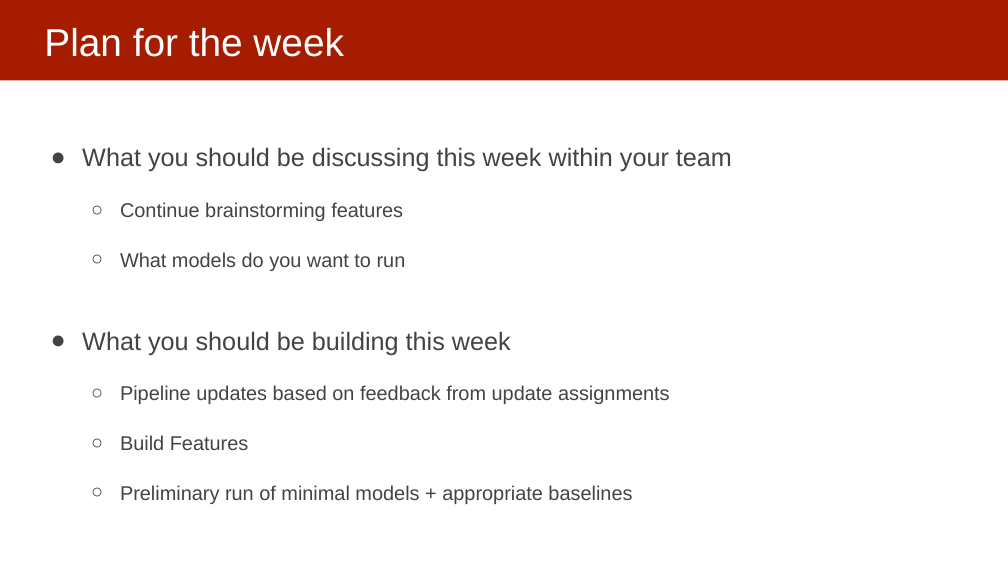
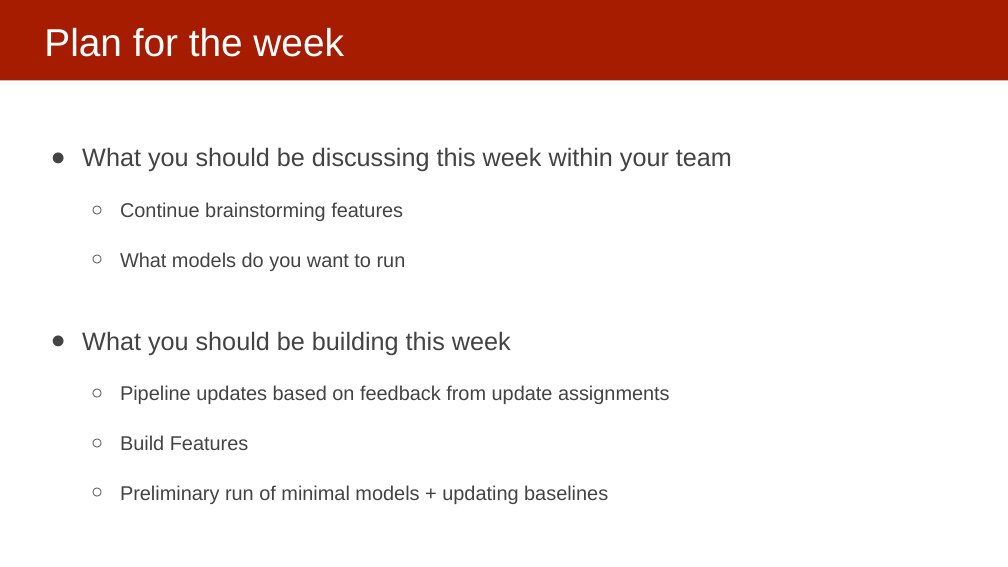
Before and after one commit to dssg/mlforpublicpolicylab, a slide deck: slide 3 of Lectures/14-ml-modeling-in-practice.pptx. Drawn at 1008x567 pixels with LibreOffice and Linux fonts; fonts in the diff are those of the drawing. Boxes give left, top, right and bottom in pixels: in the first picture for what was removed or moved away, otherwise in the second. Text is boxed around its words. In the diff, an @@ line names an element or a change of style, - is before the commit and + after.

```diff
--- a/Lectures/14-ml-modeling-in-practice.pptx
+++ b/Lectures/14-ml-modeling-in-practice.pptx
@@ text at (120, 485, 608, 504): text changed @@
-  ○ Preliminary run of minimal models + appropriate baselines
+  ○ Preliminary run of minimal models + updating baselines
```
Also in this commit, not shown: 3 other slides changed, 1 slide added.
